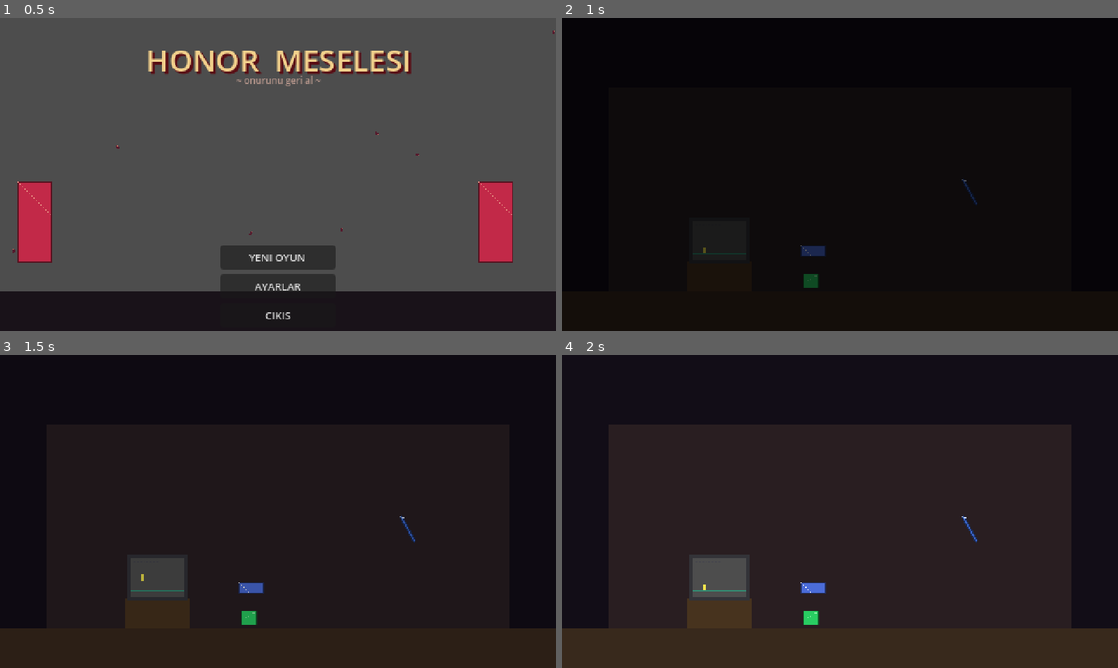
Above: before the commit, frames 1-4 (two rows, left to right).
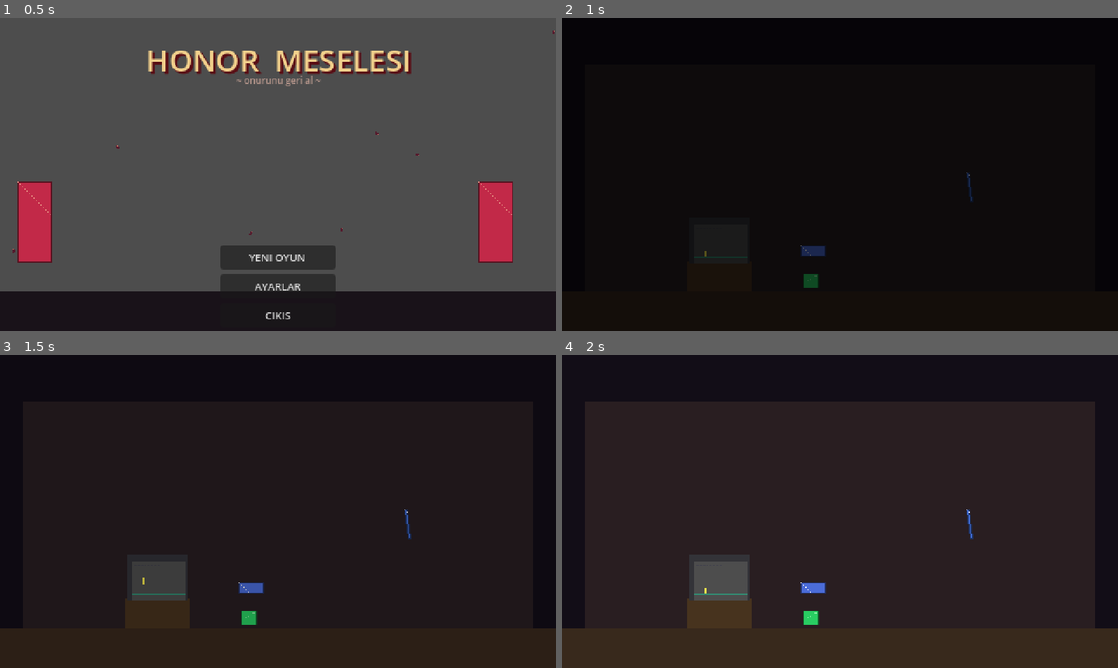
Above: after the commit, the same moments.

Repository: Eruldin/Honor-Meselesi
Game: Godot game, scene res://src/ui/Title.tscn
Same seed, same stepped clock (60 frames per second), same inputs: the game is played once before the commit and once after it.
Inputs (mouse positions are in pixels of both pictures, inside the frame that each line leads up to):
- Up to frame 1 (0.5 s): no input
- Up to frame 2 (1 s): click "YENI OYUN" at 0.5 s
- Up to frame 3 (1.5 s): tap Enter at 1.25 s; move the mouse to (400, 495) at 1.27 s; hold D (move_right) from 1.28 s (still down); hold Space (jump) from 1.28 s (still down); click (400, 495) at 1.42 s
- Up to frame 4 (2 s): keep holding D (move_right); keep holding Space (jump)

Frame 1 is identical in both runs. In frame 2, less than 0.1% of the frame differs, in the area x 23-75%, y 49-77%; in frame 3, 0.2%; in frame 4, 0.5%, in the area x 23-75%, y 49-79%.

Commit message:
Prolog odasi gercek Japon ic mekani + manifest kok-duzey bug'i
- sfx/amb girdileri JSON kokundaydi, AssetLoader gormuyordu ->
  assets altina tasindi; 8 uydurma dosya yolu gercek yollarla duzeltildi
  (adim sesleri, bolge ambiyanslari, NPC grunt'lari artik caliyor)
- prolog odasi: j_wall/j_floor dokular, katana rafi, CRT TV sprite'i,
  fenerler, parşomenler, bayrak, raf, halı
- glitch yaratik: gercek mor hayalet animasyonu (enemy/glitch/idle)
- portal: gercek rift goruntusu; sapka: gercek saman sapkasi
- samuray oyun fazinda j_sit ile oturur, kesintide ayaga kalkar
- manifest: ic mekan/zemin/HUD/japon bg asset'leri eklendi (278 girdi, 0 eksik)

Generated with [Devin](https://devin.ai)

Co-Authored-By: Devin <158243242+devin-ai-integration[bot]@users.noreply.github.com>

Diff:
--- a/assets_manifest.json
+++ b/assets_manifest.json
@@ -370,8 +370,8 @@
       "note": "yer tutucu â€” mad_cloud prosedurel kullanir"
     },
     "prop/hat": {
-      "path": "generated/hat.png",
-      "pack": "uretilmis (kasa)"
+      "pack": "AI Sheet",
+      "path": "generated/ai/j_hat.png"
     },
     "bg/forest_sky": {
       "path": "env/forest/Free Pixel Art Forest/PNG/Background layers/Layer_0000_9.png",
@@ -1311,70 +1311,198 @@
       "fps": 12
     },
     "enemy/glitch/hat": {
+      "pack": "AI Sheet",
       "files": [
         "generated/ai/glitch_7.png"
-      ],
-      "pack": "AI Sheet"
+      ]
+    },
+    "amb/village": {
+      "path": "music/jdsherbert/JDSherbert - Ambiences Music Pack [FREE]/Stereo/ogg/JDSherbert - Ambiences Music Pack - The Blackpenny Pub.ogg",
+      "pack": "JDSherbert"
+    },
+    "amb/forest": {
+      "path": "music/jdsherbert/JDSherbert - Ambiences Music Pack [FREE]/Stereo/ogg/JDSherbert - Ambiences Music Pack - Dark Dark Woods.ogg",
+      "pack": "JDSherbert"
+    },
+    "amb/wind": {
+      "path": "music/jdsherbert/JDSherbert - Ambiences Music Pack [FREE]/Stereo/ogg/JDSherbert - Ambiences Music Pack - Desert Sirocco.ogg",
+      "pack": "JDSherbert"
+    },
+    "amb/cave": {
+      "path": "music/jdsherbert/JDSherbert - Ambiences Music Pack [FREE]/Stereo/ogg/JDSherbert - Ambiences Music Pack - Bloodrat Sewers.ogg",
+      "pack": "JDSherbert"
+    },
+    "sfx/step_dirt_1": {
+      "path": "sfx/footsteps/Walk/Dirt/DIRT - Walk 1.wav",
+      "pack": "Footsteps"
+    },
+    "sfx/run_dirt_1": {
+      "path": "sfx/footsteps/Run/Dirt/DIRT - Run 1.wav",
+      "pack": "Footsteps"
+    },
+    "sfx/step_dirt_2": {
+      "path": "sfx/footsteps/Walk/Dirt/DIRT - Walk  2.wav",
+      "pack": "Footsteps"
+    },
+    "sfx/run_dirt_2": {
+      "path": "sfx/footsteps/Run/Dirt/DIRT - Run 2.wav",
+      "pack": "Footsteps"
+    },
+    "sfx/step_dirt_3": {
+      "path": "sfx/footsteps/Walk/Dirt/DIRT - Walk 3.wav",
+      "pack": "Footsteps"
+    },
+    "sfx/run_dirt_3": {
+      "path": "sfx/footsteps/Run/Dirt/DIRT - Run 3.wav",
+      "pack": "Footsteps"
+    },
+    "sfx/step_dirt_4": {
+      "path": "sfx/footsteps/Walk/Dirt/DIRT - Walk 4.wav",
+      "pack": "Footsteps"
+    },
+    "sfx/run_dirt_4": {
+      "path": "sfx/footsteps/Run/Dirt/DIRT - Run 4.wav",
+      "pack": "Footsteps"
+    },
+    "sfx/jump_dirt": {
+      "path": "sfx/footsteps/Jump/Dirt/Pre Jump 1.wav",
+      "pack": "Footsteps"
+    },
+    "sfx/land_dirt": {
+      "path": "sfx/footsteps/Jump/Dirt/Post Jump 1.wav",
+      "pack": "Footsteps"
+    },
+    "sfx/npc_blip": {
+      "path": "sfx/dialogue/Super Dialogue Audio Pack v1/Step 2 - Audio Files/9 - Grunting/Male/Alex Brodie/grunting_1_alex.wav",
+      "pack": "Super Dialogue"
+    },
+    "sfx/npc_grunt_2": {
+      "path": "sfx/dialogue/Super Dialogue Audio Pack v1/Step 2 - Audio Files/9 - Grunting/Male/Alex Brodie/grunting_2_alex.wav",
+      "pack": "SuperDialogue"
+    },
+    "sfx/npc_grunt_3": {
+      "path": "sfx/dialogue/Super Dialogue Audio Pack v1/Step 2 - Audio Files/9 - Grunting/Male/Alex Brodie/grunting_3_alex.wav",
+      "pack": "SuperDialogue"
+    },
+    "prop/katana_rack": {
+      "pack": "AI Sheet",
+      "path": "generated/ai/j_katana.png"
+    },
+    "prop/crt_tv": {
+      "pack": "AI Sheet",
+      "path": "generated/ai/j_tv.png"
+    },
+    "prop/lantern": {
+      "pack": "AI Sheet",
+      "path": "generated/ai/j_lantern2.png"
+    },
+    "prop/scroll_a": {
+      "pack": "AI Sheet",
+      "path": "generated/ai/j_scroll_a.png"
+    },
+    "prop/scroll_b": {
+      "pack": "AI Sheet",
+      "path": "generated/ai/j_scroll_b.png"
+    },
+    "prop/shelf": {
+      "pack": "AI Sheet",
+      "path": "generated/ai/j_shelf.png"
+    },
+    "prop/banner": {
+      "pack": "AI Sheet",
+      "path": "generated/ai/j_banner.png"
+    },
+    "prop/rift": {
+      "pack": "AI Sheet",
+      "path": "generated/ai/j_rift.png"
+    },
+    "prop/player_sit": {
+      "pack": "AI Sheet",
+      "path": "generated/ai/j_sit.png"
+    },
+    "prop/house_main": {
+      "pack": "AI Sheet",
+      "path": "generated/ai/j_house_main.png"
+    },
+    "prop/lamppost_j": {
+      "pack": "AI Sheet",
+      "path": "generated/ai/j_lamppost.png"
+    },
+    "tex/j_wall": {
+      "pack": "AI Sheet",
+      "path": "generated/ai/j_wall.png"
+    },
+    "tex/j_floor": {
+      "pack": "AI Sheet",
+      "path": "generated/ai/j_floor.png"
+    },
+    "tile/j_grass_0": {
+      "pack": "AI Sheet",
+      "path": "generated/ai/tile_grass_0.png"
+    },
+    "tile/j_grass_1": {
+      "pack": "AI Sheet",
+      "path": "generated/ai/tile_grass_1.png"
+    },
+    "tile/j_grass_2": {
+      "pack": "AI Sheet",
+      "path": "generated/ai/tile_grass_2.png"
+    },
+    "tile/j_grass_3": {
+      "pack": "AI Sheet",
+      "path": "generated/ai/tile_grass_3.png"
+    },
+    "tile/j_grass_4": {
+      "pack": "AI Sheet",
+      "path": "generated/ai/tile_grass_4.png"
+    },
+    "tile/j_stone_0": {
+      "pack": "AI Sheet",
+      "path": "generated/ai/tile_stone_0.png"
+    },
+    "tile/j_stone_1": {
+      "pack": "AI Sheet",
+      "path": "generated/ai/tile_stone_1.png"
+    },
+    "tile/j_wood_0": {
+      "pack": "AI Sheet",
+      "path": "generated/ai/tile_wood_0.png"
+    },
+    "bg/j_moon": {
+      "pack": "AI Sheet",
+      "path": "generated/ai/bg_moon.png"
+    },
+    "bg/j_mountains": {
+      "pack": "AI Sheet",
+      "path": "generated/ai/bg_mountains.png"
+    },
+    "bg/j_cherry": {
+      "pack": "AI Sheet",
+      "path": "generated/ai/bg_cherry.png"
+    },
+    "bg/j_falls": {
+      "pack": "AI Sheet",
+      "path": "generated/ai/bg_falls.png"
+    },
+    "bg/j_trees": {
+      "pack": "AI Sheet",
+      "path": "generated/ai/bg_trees.png"
+    },
+    "ui/hud_portrait": {
+      "pack": "AI Sheet",
+      "path": "generated/ai/hud_portrait.png"
+    },
+    "ui/hud_heart": {
+      "pack": "AI Sheet",
+      "path": "generated/ai/hud_heart.png"
+    },
+    "ui/hud_heart_row": {
+      "pack": "AI Sheet",
+      "path": "generated/ai/hud_heart_row.png"
+    },
+    "ui/hud_katana": {
+      "pack": "AI Sheet",
+      "path": "generated/ai/hud_katana.png"
     }
-  },
-  "amb/village": {
-    "path": "sfx/amb/village.ogg",
-    "pack": "JDSherbert"
-  },
-  "amb/forest": {
-    "path": "sfx/amb/forest.ogg",
-    "pack": "JDSherbert"
-  },
-  "amb/wind": {
-    "path": "sfx/amb/wind.ogg",
-    "pack": "JDSherbert"
-  },
-  "amb/cave": {
-    "path": "sfx/amb/cave.ogg",
-    "pack": "JDSherbert"
-  },
-  "sfx/step_dirt_1": {
-    "path": "sfx/footsteps/Walk/Dirt/DIRT - Walk 1.wav",
-    "pack": "Footsteps"
-  },
-  "sfx/run_dirt_1": {
-    "path": "sfx/footsteps/Run/Dirt/DIRT - Run 1.wav",
-    "pack": "Footsteps"
-  },
-  "sfx/step_dirt_2": {
-    "path": "sfx/footsteps/Walk/Dirt/DIRT - Walk 2.wav",
-    "pack": "Footsteps"
-  },
-  "sfx/run_dirt_2": {
-    "path": "sfx/footsteps/Run/Dirt/DIRT - Run 2.wav",
-    "pack": "Footsteps"
-  },
-  "sfx/step_dirt_3": {
-    "path": "sfx/footsteps/Walk/Dirt/DIRT - Walk 3.wav",
-    "pack": "Footsteps"
-  },
-  "sfx/run_dirt_3": {
-    "path": "sfx/footsteps/Run/Dirt/DIRT - Run 3.wav",
-    "pack": "Footsteps"
-  },
-  "sfx/step_dirt_4": {
-    "path": "sfx/footsteps/Walk/Dirt/DIRT - Walk 4.wav",
-    "pack": "Footsteps"
-  },
-  "sfx/run_dirt_4": {
-    "path": "sfx/footsteps/Run/Dirt/DIRT - Run 4.wav",
-    "pack": "Footsteps"
-  },
-  "sfx/jump_dirt": {
-    "path": "sfx/footsteps/Jump/DIRT - Jump 1.wav",
-    "pack": "Footsteps"
-  },
-  "sfx/land_dirt": {
-    "path": "sfx/footsteps/Jump/DIRT - Jump Land 1.wav",
-    "pack": "Footsteps"
-  },
-  "sfx/npc_blip": {
-    "path": "sfx/npc/Gibberish/Gibberish_2.wav",
-    "pack": "Super Dialogue"
   }
 }
--- a/src/levels/prolog/prolog.gd
+++ b/src/levels/prolog/prolog.gd
@@ -16,7 +16,7 @@
 var crt_vp: SubViewport
 var crt_game: CrtGame
 var creature: Node2D
-var creature_sprite: Sprite2D
+var creature_sprite: Node2D
 var hat: Sprite2D
 var katana: Sprite2D
 var portal: Node2D
@@ -62,19 +62,22 @@
 	bg.size = Vector2(480, 270)
 	add_child(bg)
 
+	# Japon ic mekan duvari — gercek ahsap panel dokusu
 	var wall := ColorRect.new()
 	wall.color = Color(0.16, 0.12, 0.13)
-	wall.position = Vector2(40, 60)
-	wall.size = Vector2(400, FLOOR_Y - 60)
+	wall.position = Vector2(20, 40)
+	wall.size = Vector2(440, FLOOR_Y - 40)
 	add_child(wall)
-	# Gercek ahşap doku — Modern Interiors oda kurucu tileset
-	if AssetLoader.has_asset(&"terrain/cabin_wall"):
+	var wall_id := &"tex/j_wall" if AssetLoader.has_asset(&"tex/j_wall") \
+		else &"terrain/cabin_wall"
+	if AssetLoader.has_asset(wall_id):
 		var wtex := TextureRect.new()
 		wtex.texture = AssetLoader.tiled_texture(
-			&"terrain/cabin_wall", Vector2i(400, FLOOR_Y - 60))
+			wall_id, Vector2i(440, FLOOR_Y - 40))
 		wtex.position = wall.position
 		wtex.size = wall.size
-		wtex.modulate = Color(0.5, 0.4, 0.42)  # gece kulube tonu
+		wtex.stretch_mode = TextureRect.STRETCH_TILE
+		wtex.modulate = Color(0.85, 0.72, 0.68)
 		add_child(wtex)
 
 	var floor_rect := ColorRect.new()
@@ -82,13 +85,16 @@
 	floor_rect.position = Vector2(0, FLOOR_Y)
 	floor_rect.size = Vector2(480, 270 - FLOOR_Y)
 	add_child(floor_rect)
-	if AssetLoader.has_asset(&"terrain/cabin_floor"):
+	var floor_id := &"tex/j_floor" if AssetLoader.has_asset(&"tex/j_floor") \
+		else &"terrain/cabin_floor"
+	if AssetLoader.has_asset(floor_id):
 		var ftex := TextureRect.new()
 		ftex.texture = AssetLoader.tiled_texture(
-			&"terrain/cabin_floor", Vector2i(480, 270 - FLOOR_Y))
+			floor_id, Vector2i(480, 270 - FLOOR_Y))
 		ftex.position = floor_rect.position
 		ftex.size = floor_rect.size
-		ftex.modulate = Color(0.55, 0.4, 0.35)
+		ftex.stretch_mode = TextureRect.STRETCH_TILE
+		ftex.modulate = Color(0.9, 0.78, 0.7)
 		add_child(ftex)
 
 	# Fizik zemini
@@ -102,34 +108,30 @@
 	body.position = Vector2(240, FLOOR_Y + 15)
 	add_child(body)
 
-	# TV sehpasi + CRT govde — gercek mobilya dokulari
-	var table := ColorRect.new()
-	table.color = Color(0.28, 0.2, 0.12)
-	table.position = Vector2(108, 210)
-	table.size = Vector2(56, 26)
-	add_child(table)
-	if AssetLoader.has_asset(&"prop/furn_table"):
-		var ttex := TextureRect.new()
-		ttex.texture = AssetLoader.tiled_texture(
-			&"prop/furn_table", Vector2i(56, 26))
-		ttex.position = table.position
-		ttex.size = table.size
-		ttex.modulate = Color(0.75, 0.6, 0.55)
-		add_child(ttex)
-	var tv := ColorRect.new()
-	tv.color = Color(0.2, 0.2, 0.22)
-	tv.position = Vector2(110, 172)
-	tv.size = Vector2(52, 40)
-	add_child(tv)
-
-	# Mobilyalar: futon yatak, kitaplik, raf, hali, lamba, tabure
+	# Duvar susleri: parşömenler, kirmizi armagan bayragi, asili fenerler
+	var deco_specs := [
+		{ id = &"prop/scroll_a", pos = Vector2(52, 78), mod = Color(1, 0.92, 0.82) },
+		{ id = &"prop/scroll_b", pos = Vector2(430, 74), mod = Color(1, 0.92, 0.82) },
+		{ id = &"prop/banner",   pos = Vector2(228, 62), mod = Color(1, 0.9, 0.85) },
+		{ id = &"prop/lantern",  pos = Vector2(96, 66), mod = Color(1.15, 1.0, 0.8) },
+		{ id = &"prop/lantern",  pos = Vector2(378, 66), mod = Color(1.15, 1.0, 0.8) },
+	]
+	for f in deco_specs:
+		if not AssetLoader.has_asset(f.id):
+			continue
+		var ds := Sprite2D.new()
+		ds.texture = AssetLoader.texture(f.id)
+		var ts := ds.texture.get_size()
+		ds.offset = Vector2(-ts.x / 2.0, 0)  # tavandan asili
+		ds.position = f.pos
+		ds.modulate = f.mod
+		add_child(ds)
+
+	# Mobilyalar: japon raf, CRT TV sehpasi, futon, hali
 	var furn_specs := [
-		{ id = &"prop/furn_bed", pos = Vector2(24, FLOOR_Y - 19), mod = Color(0.7, 0.55, 0.5) },
-		{ id = &"prop/furn_books", pos = Vector2(392, FLOOR_Y - 20), mod = Color(0.75, 0.6, 0.55) },
-		{ id = &"prop/furn_shelf", pos = Vector2(436, FLOOR_Y - 32), mod = Color(0.75, 0.6, 0.55) },
-		{ id = &"prop/furn_rug", pos = Vector2(170, FLOOR_Y - 3), mod = Color(0.8, 0.55, 0.5) },
-		{ id = &"prop/furn_lamp", pos = Vector2(460, FLOOR_Y - 20), mod = Color(1.0, 0.85, 0.6) },
-		{ id = &"prop/furn_stool", pos = Vector2(330, FLOOR_Y - 17), mod = Color(0.75, 0.6, 0.55) },
+		{ id = &"prop/shelf",      pos = Vector2(404, FLOOR_Y - 2), mod = Color(1, 0.9, 0.85) },
+		{ id = &"prop/furn_bed",   pos = Vector2(28, FLOOR_Y - 2),  mod = Color(0.85, 0.7, 0.65) },
+		{ id = &"prop/furn_rug",   pos = Vector2(196, FLOOR_Y - 3), mod = Color(0.85, 0.62, 0.55) },
 	]
 	for f in furn_specs:
 		if not AssetLoader.has_asset(f.id):
@@ -143,6 +145,32 @@
 		fs.modulate = f.mod
 		add_child(fs)
 
+	# CRT TV — gercek j_tv sprite'i; SubViewport ekrani ustune bindirilir
+	var tv_pos := Vector2(112, FLOOR_Y - 2)
+	var tv_screen := Rect2(114, 178, 46, 34)  # fallback ekran bolgesi
+	if AssetLoader.has_asset(&"prop/crt_tv"):
+		var tv := Sprite2D.new()
+		tv.texture = AssetLoader.texture(&"prop/crt_tv")
+		var ts := tv.texture.get_size()
+		tv.offset = Vector2(-ts.x / 2.0, -ts.y)
+		tv.position = tv_pos
+		add_child(tv)
+		# ekran bolgesini sprite oranina gore olcekle
+		var sw: float = min(46.0, ts.x * 0.62)
+		var sh: float = sw * 34.0 / 46.0
+		tv_screen = Rect2(tv_pos.x - ts.x * 0.30, tv_pos.y - ts.y * 0.72, sw, sh)
+	else:
+		var table := ColorRect.new()
+		table.color = Color(0.28, 0.2, 0.12)
+		table.position = Vector2(108, 210)
+		table.size = Vector2(56, 26)
+		add_child(table)
+		var tv := ColorRect.new()
+		tv.color = Color(0.2, 0.2, 0.22)
+		tv.position = Vector2(110, 172)
+		tv.size = Vector2(52, 40)
+		add_child(tv)
+
 	# CRT ekrani: SubViewport icinde mini oyun
 	crt_vp = SubViewport.new()
 	crt_vp.size = CrtGame.VIEW
@@ -155,16 +183,31 @@
 	var screen := Sprite2D.new()
 	screen.texture = crt_vp.get_texture()
 	screen.centered = false
-	screen.position = Vector2(113, 175)
-	screen.scale = Vector2(46.0 / CrtGame.VIEW.x, 34.0 / CrtGame.VIEW.y)
+	screen.position = tv_screen.position
+	screen.scale = Vector2(tv_screen.size.x / CrtGame.VIEW.x,
+		tv_screen.size.y / CrtGame.VIEW.y)
 	add_child(screen)
 
-	# Duvardaki katana
+	# Duvardaki katana rafi + alinacak katana
+	if AssetLoader.has_asset(&"prop/katana_rack"):
+		var rack := Sprite2D.new()
+		rack.texture = AssetLoader.texture(&"prop/katana_rack")
+		var rs := rack.texture.get_size()
+		rack.offset = Vector2(-rs.x / 2.0, -rs.y / 2.0)
+		rack.global_position = Vector2(352, 150)
+		add_child(rack)
+	# Raf uzerinde duran, alinacak katana — gercek katana goruntusu
 	katana = Sprite2D.new()
-	katana.texture = AssetLoader.placeholder_texture("prop/katana", Vector2i(3, 26))
-	katana.modulate = Color(0.8, 0.85, 0.95)
-	katana.rotation = -0.5
-	katana.global_position = Vector2(352, 150)
+	if AssetLoader.has_asset(&"ui/hud_katana"):
+		katana.texture = AssetLoader.texture(&"ui/hud_katana")
+		katana.scale = Vector2(26.0 / katana.texture.get_size().x,
+			26.0 / katana.texture.get_size().x)
+	else:
+		katana.texture = AssetLoader.placeholder_texture(
+			"prop/katana", Vector2i(3, 26))
+	katana.modulate = Color(0.9, 0.92, 1.0)
+	katana.rotation = -0.12
+	katana.global_position = Vector2(352, 146)
 	add_child(katana)
 
 
@@ -176,11 +219,25 @@
 	samurai.set_input_source(AIInputSource.new())
 	samurai.facing = -1
 	samurai.sprite.flip_h = true
-	# Oturma goruntusu: sprite hafif yassiltilir
-	samurai.sprite.scale = Vector2(1.15, 0.7)
-	if samurai._anims != null:
-		samurai._anims.scale = Vector2(1.05, 0.82)
 	samurai.sm.change_to(Samurai.S_CUTSCENE, true)
+	# Oturma goruntusu: gercek oturan-samuray sprite'i varsa onu goster,
+	# ayakta duran animasyonu oyun fazi bitene kadar gizle.
+	if AssetLoader.has_asset(&"prop/player_sit"):
+		var sit := Sprite2D.new()
+		sit.name = "SitSprite"
+		sit.texture = AssetLoader.texture(&"prop/player_sit")
+		var ss := sit.texture.get_size()
+		sit.offset = Vector2(-ss.x / 2.0, -ss.y)
+		sit.scale = Vector2(1.4, 1.4)
+		sit.flip_h = true
+		samurai.add_child(sit)
+		if samurai._anims != null:
+			samurai._anims.visible = false
+		samurai.sprite.visible = false
+	else:
+		samurai.sprite.scale = Vector2(1.15, 0.7)
+		if samurai._anims != null:
+			samurai._anims.scale = Vector2(1.05, 0.82)
 
 	# Sapka — samurayin basinda duran ayri node (calinacak)
 	hat = Sprite2D.new()
@@ -188,38 +245,47 @@
 	hat.position = Vector2(2, -26)   # kasa, bas ustunde
 	samurai.add_child(hat)
 
-	# Glitch Yaratik — CRT'den cikacak
+	# Glitch Yaratik — CRT'den cikacak; gercek mor hayalet animasyonu
 	creature = Node2D.new()
 	creature.name = "Creature"
 	creature.visible = false
 	creature.global_position = Vector2(136, 178)
 	add_child(creature)
-	creature_sprite = Sprite2D.new()
-	creature_sprite.texture = AssetLoader.placeholder_texture(
-		"enemy/glitch_creature", Vector2i(16, 14))
-	creature_sprite.modulate = Color(0.05, 0.05, 0.1)
-	creature.add_child(creature_sprite)
-	# Gozler
-	for dx in [-3.0, 3.0]:
-		var eye := ColorRect.new()
-		eye.size = Vector2(2, 3)
-		eye.position = Vector2(dx - 1, -4)
-		eye.color = Color(0.4, 1.0, 0.9)
-		creature.add_child(eye)
-
-	# Portal — son adimda acilir
+	var gframes := AssetLoader.frames(&"enemy/glitch/idle")
+	if gframes != null and gframes.get_frame_count(&"default") > 0:
+		var ganims := AnimatedSprite2D.new()
+		ganims.sprite_frames = gframes
+		ganims.scale = Vector2(0.42, 0.42)
+		ganims.play(&"default")
+		creature.add_child(ganims)
+		creature_sprite = ganims
+	else:
+		creature_sprite = Sprite2D.new()
+		creature_sprite.texture = AssetLoader.placeholder_texture(
+			"enemy/glitch_creature", Vector2i(16, 14))
+		creature_sprite.modulate = Color(0.3, 0.1, 0.5)
+		creature.add_child(creature_sprite)
+
+	# Portal — son adimda acilir; gercek rift goruntusu
 	portal = Node2D.new()
 	portal.name = "Portal"
 	portal.visible = false
 	portal.global_position = Vector2(400, FLOOR_Y - 30)
 	add_child(portal)
-	for i in 3:
-		var ring := ColorRect.new()
-		var s := 34 - i * 9
-		ring.size = Vector2(s * 0.6, s)
-		ring.position = -ring.size / 2.0
-		ring.color = Color(0.3 + i * 0.2, 0.7, 1.0 - i * 0.25, 0.55)
-		portal.add_child(ring)
+	if AssetLoader.has_asset(&"prop/rift"):
+		var rs := Sprite2D.new()
+		rs.texture = AssetLoader.texture(&"prop/rift")
+		var ts2 := rs.texture.get_size()
+		rs.scale = Vector2(40.0 / ts2.x, 40.0 / ts2.x)
+		portal.add_child(rs)
+	else:
+		for i in 3:
+			var ring := ColorRect.new()
+			var s := 34 - i * 9
+			ring.size = Vector2(s * 0.6, s)
+			ring.position = -ring.size / 2.0
+			ring.color = Color(0.3 + i * 0.2, 0.7, 1.0 - i * 0.25, 0.55)
+			portal.add_child(ring)
 
 
 func _build_fx() -> void:
@@ -264,6 +330,12 @@
 	_phase = &"cutscene"
 	samurai.sprite.scale = Vector2.ONE  # ayaga kalkti
 	samurai.sprite.position.y = 0.0
+	var sit := samurai.get_node_or_null("SitSprite")
+	if sit != null:
+		sit.queue_free()
+		samurai.sprite.visible = true
+		if samurai._anims != null:
+			samurai._anims.visible = true
 
 	var ctx := {
 		"samurai": samurai, "creature": creature, "hat": hat,
@@ -352,6 +424,12 @@
 	samurai.sprite.rotation = 0.0
 	samurai.sprite.position.y = 0.0
 	samurai.sprite.scale = Vector2.ONE
+	samurai.sprite.visible = true
+	if samurai._anims != null:
+		samurai._anims.visible = true
+	var sit := samurai.get_node_or_null("SitSprite")
+	if sit != null:
+		sit.queue_free()
 	samurai.global_position = portal.global_position + Vector2(0, 20)
 	samurai.modulate.a = 0.0
 	black.modulate.a = 1.0
--- /dev/null
+++ b/tools/ProbeProlog.tscn
@@ -0,0 +1,6 @@
+[gd_scene load_steps=2 format=3 uid="uid://samsara_probeprolog"]
+
+[ext_resource type="Script" path="res://tools/probe_prolog.gd" id="1_p"]
+
+[node name="ProbeProlog" type="Node2D"]
+script = ExtResource("1_p")
--- /dev/null
+++ b/tools/probe_prolog.gd
@@ -0,0 +1,24 @@
+extends "res://src/levels/prolog/prolog.gd"
+## Prolog oda goruntusu probu — acilis fazi ekran goruntusu.
+## Calistir: godot --path . res://tools/ProbeProlog.tscn
+
+func _ready() -> void:
+	fast_mode = true
+	auto_advance = false
+	super._ready()
+	get_tree().create_timer(6.0).timeout.connect(get_tree().quit)
+	_shoot()
+
+
+func _shoot() -> void:
+	await get_tree().create_timer(2.0).timeout
+	get_viewport().get_texture().get_image().save_png(
+		"C:/Users/PC/AppData/Local/Temp/prolog_room.png")
+	# cutscene baslatip yaratik cikisini de yakala
+	crt_game.glitch_out()
+	await get_tree().create_timer(2.2).timeout
+	get_viewport().get_texture().get_image().save_png(
+		"C:/Users/PC/AppData/Local/Temp/prolog_creature.png")
+	await get_tree().create_timer(2.5).timeout
+	get_viewport().get_texture().get_image().save_png(
+		"C:/Users/PC/AppData/Local/Temp/prolog_late.png")
Not shown, changed: tools/slice_ai_assets.py
